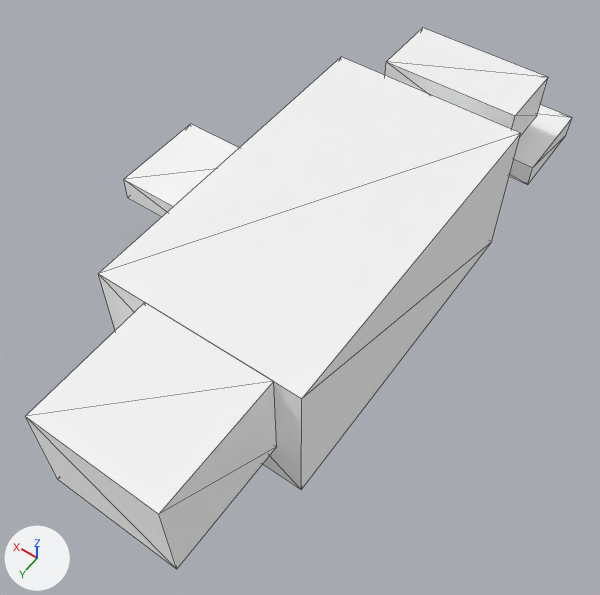
What one commit did to the glTF model models/creatures/seal/model.gltf.
The view is the same before and after, from a 50 mm lens placed at (-0.698, 1.07, 1.785), pointed at (0.01, 0.079, 0.227). The lights are fixed; the arrows at lower left show +X, +Y and +Z. The picture after the commit comes second. Mesh edges are drawn as thin lines. Vertices at exactly the same position are counted once.
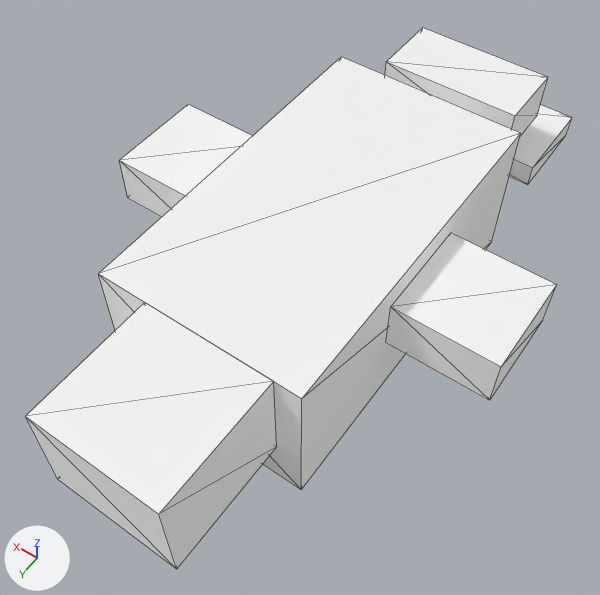
What the commit changed:
me_mesh_0 is used by ob_mesh; location (0.0, 0.0, 0.0).
Verts and faces of me_mesh_0; kept vertices keep their numbers, new ones are numbered from 64.
Before the commit, vertices of me_mesh_0: 58 (0.25, -0.12, 0.38), 59 (0.5, -0.12, 0.38) at pixel (190, 123), 62 (0.5, 0.12, 0.38) at pixel (123, 179), 63 (0.25, 0.12, 0.38).
me_mesh_0 had 64 vertices, 96 faces and spanned x -0.25..0.5, y -0.88..0.75, z 0.12..0.5.
me_mesh_0 now has 72 vertices, 108 faces and spans x -0.5..0.5, y -0.88..0.75, z 0.12..0.5.
me_mesh_0 part 1: a new loose piece, a box spanning x -0.5..-0.25, y -0.12..0.12, z 0.31..0.44, in mat_body (white #ffffff).
Part 2, on me_mesh_0:
Vertices 58, 59, 62, 63 move by (0.0, 0.0, 0.06).
me_mesh_0 no longer uses material mat_face (white #ffffff).
me_mesh_0 no longer uses material mat_wing (white #ffffff).

What differs and where, as boxes [x1, y1, x2, y2] in the pictures (600 x 595 px; the box of a moved part takes in the faces that stretch with it):
part 1 of me_mesh_0, added
    after: [386, 233, 556, 400]
part 2 of me_mesh_0, moved or reshaped
    before: [124, 124, 238, 216]
    after: [119, 104, 252, 216]
